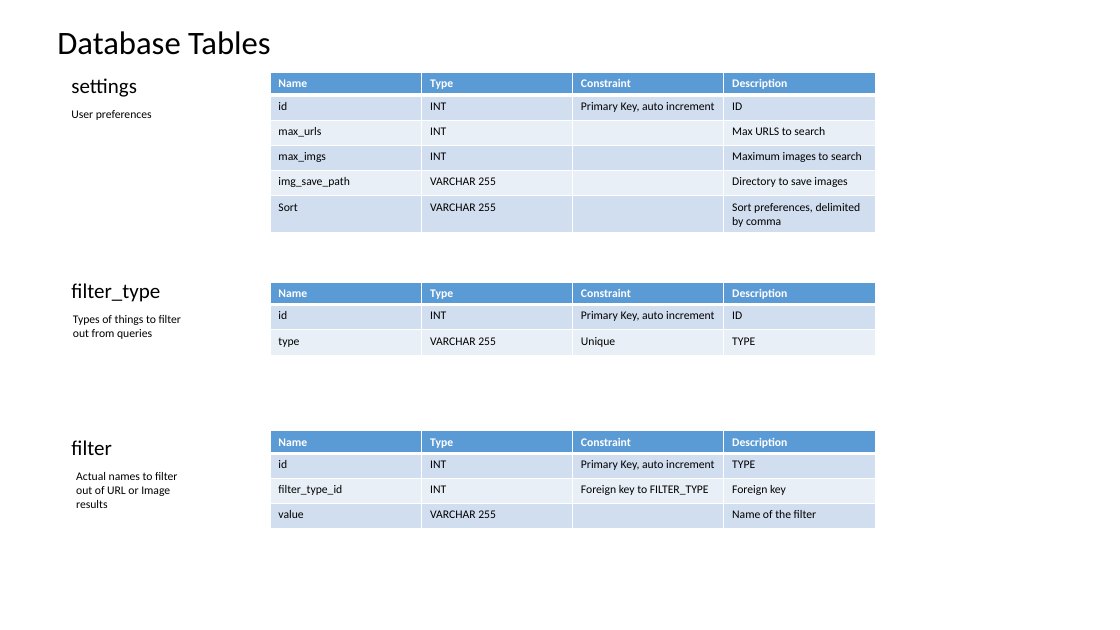
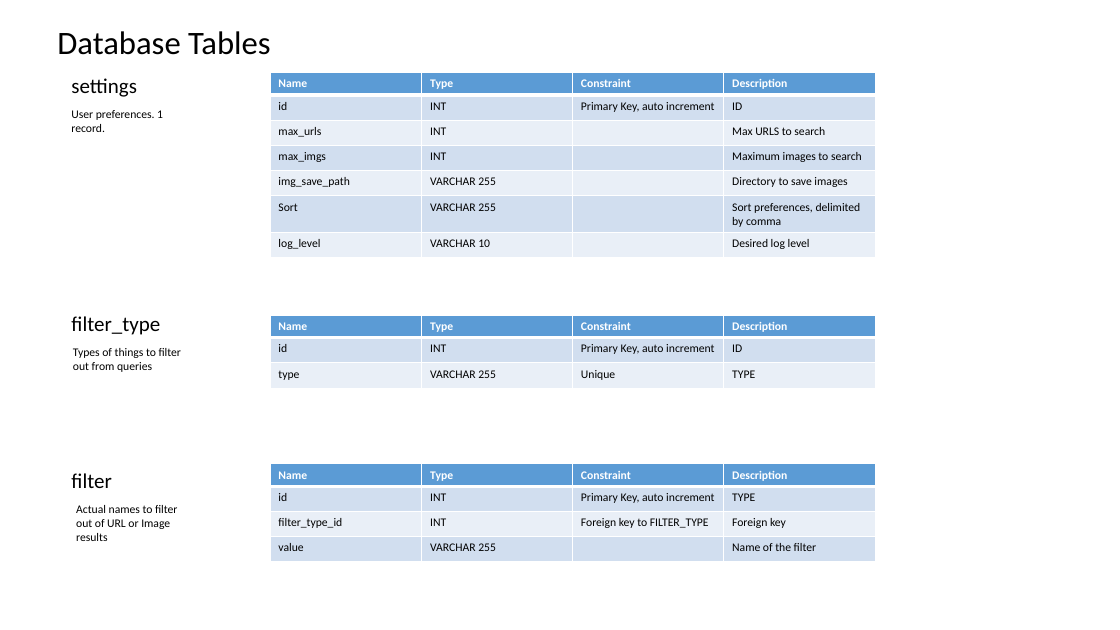
Before and after one commit to datim/squid, a slide deck: slide 11 of docs/design.pptx (slide 4 before the commit). Drawn at 1120x630 pixels with LibreOffice and Linux fonts; fonts in the diff are those of the drawing. Boxes give left, top, right and bottom in pixels: in the first picture for what was removed or moved away, otherwise in the second. Text is boxed around its words. In the diff, an @@ line names an element or a change of style, - is before the commit and + after.

Commit message:
Update design for new tables

```diff
--- a/docs/design.pptx
+++ b/docs/design.pptx
@@ table at bbox=[271, 72, 876, 269] @@
+row 7: log_level | VARCHAR 10 |  | Desired log level
@@ text at bbox=[71, 110, 163, 132]: text changed @@
-User preferences
+User preferences. 1 record.
@@ 4 texts, 2 tables: place and size @@
-4 texts, 2 tables at bbox=[71, 282, 876, 540]
+4 texts, 2 tables at bbox=[71, 315, 876, 573]
```
Also in this commit, not shown: 3 other slides changed, 7 slides added, 2 slides removed.
